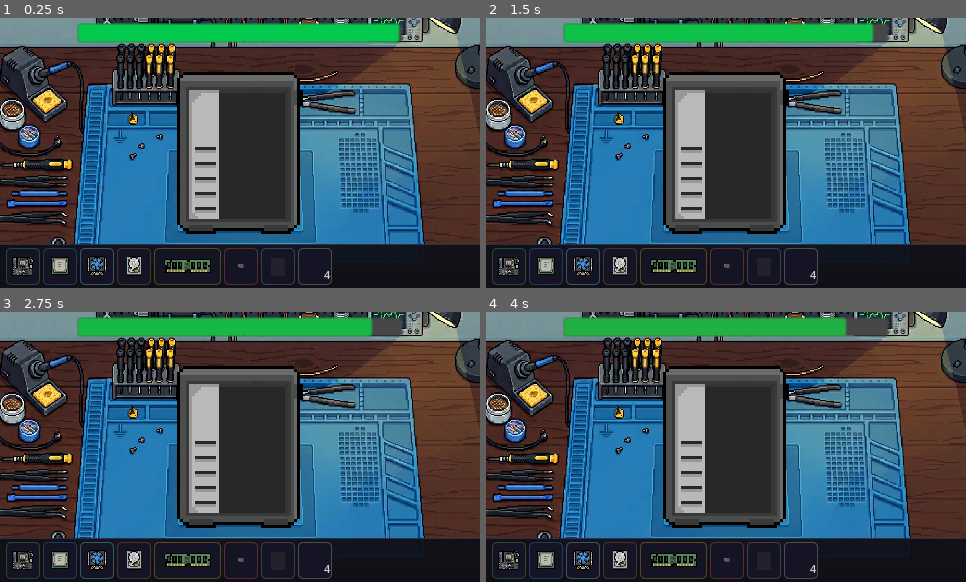
Above: before the commit, frames 1-4 (two rows, left to right).
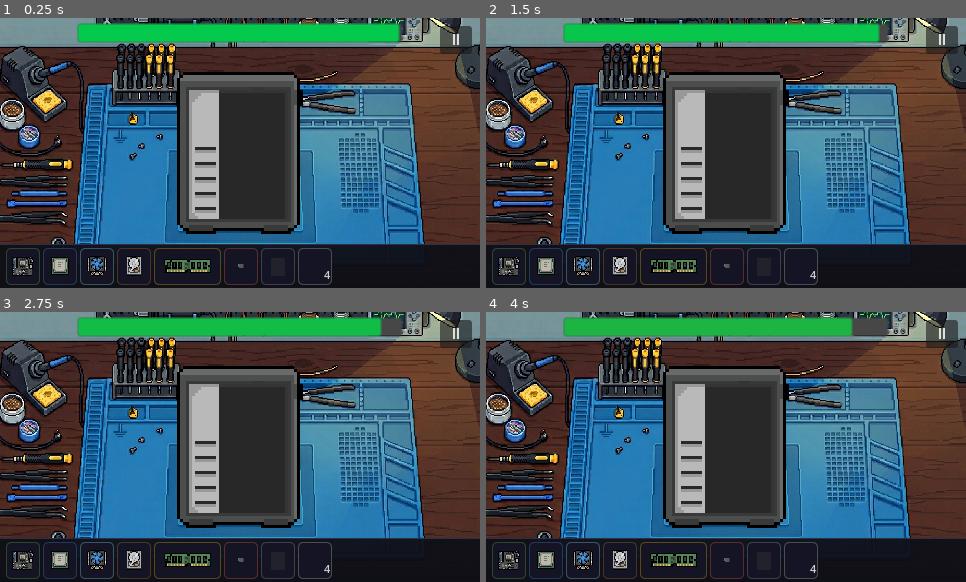
Above: after the commit, the same moments.

Repository: Raikosuu/Full-Tech-Panic_Public
Game: Godot game, scene res://scenes/minigame1_assembly.tscn
Two runs of this game, one before a commit and one after it. Both use one fixed random seed, a clock stepped at 60 frames per second and the inputs below. This scene is started directly instead of the project's main scene.
Inputs (mouse positions are in pixels of both pictures, inside the frame that each line leads up to):
- Up to frame 1 (0.25 s): no input
- Up to frame 2 (1.5 s): click (942, 39) at 0.5 s, where only the run after the commit has a clickable "||"; click (726, 115) at 1.25 s, where only the run after the commit has a clickable "Resume"
- Up to frame 3 (2.75 s): tap Enter at 2 s; move the mouse to (345, 433) at 2.02 s; hold D (move_right) from 2.03 s (still down); hold E (interact) from 2.03 s (still down); click (345, 433) at 2.17 s; tap Space at 2.27 s
- Up to frame 4 (4 s): release D (move_right) at 2.75 s; release E (interact) at 2.75 s; tap Space at 2.75 s; drag from (630, 460) to (726, 441) at 2.77 s; tap Enter at 3.5 s; move the mouse to (774, 387) at 3.52 s; hold D (move_right) from 3.53 s (still down); tap Z at 3.6 s

The runs differ from the first frame. In frame 1, 0.6% of the frame differs, in the area x 91-99%, y 2-14%; in frame 2, 0.7%; in frame 3, 0.8%, in the area x 77-99%, y 1-14%; in frame 4, 0.7%.

Commit message:
pause button and menu added to minigames 1 and 2

Diff:
--- a/scenes/minigame1_assembly.tscn
+++ b/scenes/minigame1_assembly.tscn
@@ -17,6 +17,7 @@
 [ext_resource type="PackedScene" uid="uid://bcg8ruhd4vc5n" path="res://scenes/su_panel.tscn" id="13_koys7"]
 [ext_resource type="PackedScene" uid="uid://ccxttvxg0gs8" path="res://scenes/screws.tscn" id="14_ma84e"]
 [ext_resource type="PackedScene" uid="uid://cgu8yawlh8ece" path="res://scenes/patience_bar.tscn" id="15_kd6cy"]
+[ext_resource type="FontFile" uid="uid://castux4fucj02" path="res://assets/fonts/Pixelify_Sans/static/PixelifySans-Bold.ttf" id="18_joesv"]
 
 [sub_resource type="SegmentShape2D" id="SegmentShape2D_jicg2"]
 a = Vector2(-81, -44)
@@ -118,5 +119,23 @@
 [node name="WorldEnvironment" type="WorldEnvironment" parent="." unique_id=1051369316]
 environment = SubResource("Environment_bbmad")
 
+[node name="PauseButtonLayer" type="CanvasLayer" parent="." unique_id=126248918]
+
+[node name="PauseButton" type="Button" parent="PauseButtonLayer" unique_id=1051270504]
+custom_minimum_size = Vector2(10, 10)
+anchors_preset = -1
+anchor_left = 1.0
+anchor_right = 1.0
+offset_left = -40.0
+offset_top = 8.0
+offset_right = -8.0
+offset_bottom = 4.0
+grow_horizontal = 0
+theme_override_fonts/font = ExtResource("18_joesv")
+theme_override_font_sizes/font_size = 16
+text = "||"
+
+[connection signal="pressed" from="PauseButtonLayer/PauseButton" to="." method="_on_pause_button_pressed"]
+
 [editable path="SU_main"]
 [editable path="SuRack"]
--- a/scenes/minigame2_disassembly.tscn
+++ b/scenes/minigame2_disassembly.tscn
@@ -17,6 +17,7 @@
 [ext_resource type="PackedScene" uid="uid://ccxttvxg0gs8" path="res://scenes/screws.tscn" id="15_dis"]
 [ext_resource type="PackedScene" uid="uid://cgu8yawlh8ece" path="res://scenes/patience_bar.tscn" id="16_dis"]
 [ext_resource type="PackedScene" uid="uid://b4822qegotx2m" path="res://scenes/disassembly_hotbar.tscn" id="16_if6my"]
+[ext_resource type="FontFile" uid="uid://castux4fucj02" path="res://assets/fonts/Pixelify_Sans/static/PixelifySans-Bold.ttf" id="18_o38hk"]
 
 [sub_resource type="SegmentShape2D" id="SegmentShape2D_l"]
 a = Vector2(-81, -44)
@@ -178,6 +179,22 @@
 [node name="WorldEnvironment" type="WorldEnvironment" parent="." unique_id=764000408]
 environment = SubResource("Environment_dis")
 
+[node name="PauseButtonLayer" type="CanvasLayer" parent="." unique_id=1725725698]
+
+[node name="PauseButton" type="Button" parent="PauseButtonLayer" unique_id=525734120]
+custom_minimum_size = Vector2(10, 10)
+anchors_preset = -1
+anchor_left = 1.0
+anchor_right = 1.0
+offset_left = -40.0
+offset_top = 8.0
+offset_right = -8.0
+offset_bottom = 4.0
+theme_override_fonts/font = ExtResource("18_o38hk")
+text = "||"
+
+[connection signal="pressed" from="PauseButtonLayer/PauseButton" to="." method="_on_pause_button_pressed"]
+
 [editable path="SU_main"]
 [editable path="SuRack"]
 [editable path="MoBo"]
--- a/scripts/base_minigame.gd
+++ b/scripts/base_minigame.gd
@@ -56,7 +56,11 @@
 	_pause_menu = PAUSE_MENU_SCENE.instantiate()
 	_pause_menu.context = "minigame"
 	_pause_menu.resumed.connect(_do_resume)
-	$UI.add_child(_pause_menu)
+	var ui := get_node_or_null("UI")
+	if ui:
+		ui.add_child(_pause_menu)
+	else:
+		get_node("PauseButtonLayer").add_child(_pause_menu)
 
 func _do_resume() -> void:
 	_paused = false
--- a/scripts/minigame_2_disassembly.gd
+++ b/scripts/minigame_2_disassembly.gd
@@ -135,3 +135,6 @@
 		if child is Sprite2D:
 			return child
 	return null
+
+func _on_pause_button_pressed() -> void:
+	_toggle_pause()
--- a/scripts/minigame_assembly.gd
+++ b/scripts/minigame_assembly.gd
@@ -55,3 +55,6 @@
 
 func _on_complete() -> void:
 	print("PC assembly complete!")
+
+func _on_pause_button_pressed() -> void:
+	_toggle_pause()
